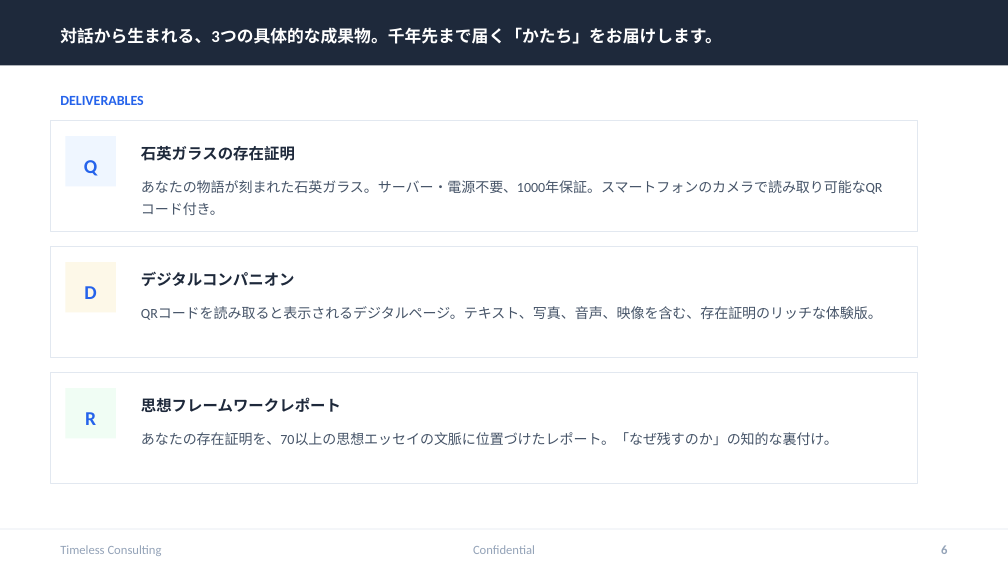
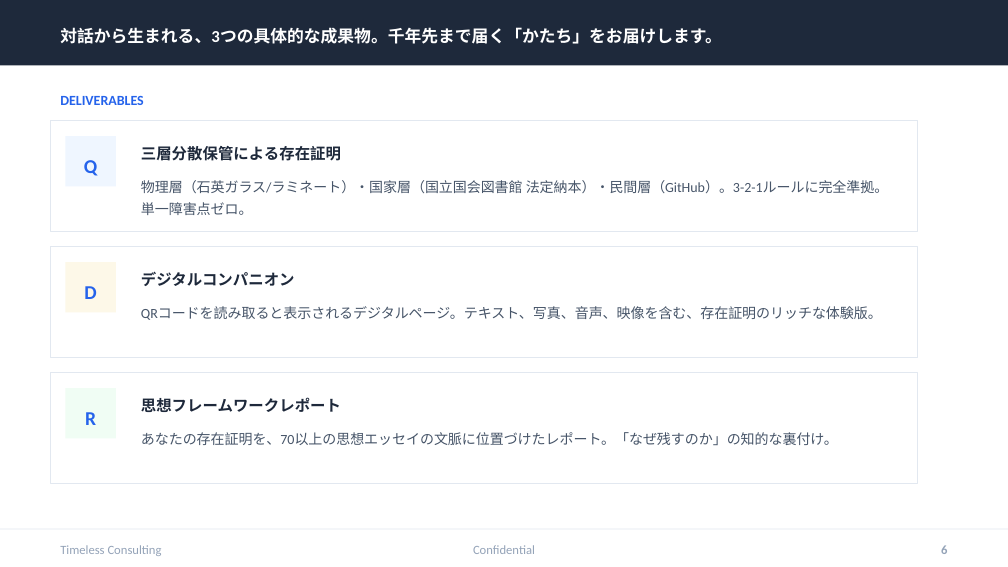
Before and after one commit to tokistorage/lp, a slide deck: slide 6 of tokistorage-client-deck.pptx. Drawn at 1008x567 pixels with LibreOffice and Linux fonts; fonts in the diff are those of the drawing. Boxes give left, top, right and bottom in pixels: in the first picture for what was removed or moved away, otherwise in the second. Text is boxed around its words. In the diff, an @@ line names an element or a change of style, - is before the commit and + after.

```diff
--- a/tokistorage-client-deck.pptx
+++ b/tokistorage-client-deck.pptx
@@ text at [141,146,341,161]: text changed @@
-石英ガラスの存在証明
+三層分散保管による存在証明
@@ text at [141,180,889,215]: text changed @@
-あなたの物語が刻まれた石英ガラス。サーバー・電源不要、1000年保証。スマートフォンのカメラで読み取り可能なQRコード付き。
+物理層（石英ガラス/ラミネート）・国家層（国立国会図書館 法定納本）・民間層（GitHub）。3-2-1ルールに完全準拠。単一障害点ゼロ。
```
Also in this commit, not shown: 5 other slides changed, 1 slide added, 14 other files.
